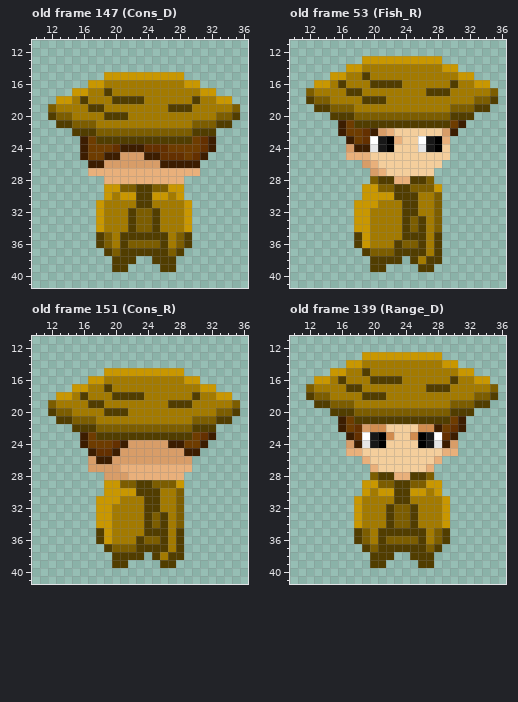
Pixel-art file: Skins/Raincoat.aseprite. Above: the version before the commit.
48x48 pixels, 160 frames. Shown: old frame 147 (Cons_D): x 10..36, y 11..41; old frame 53 (Fish_R): x 10..36, y 11..41; old frame 151 (Cons_R): x 10..36, y 11..41; old frame 139 (Range_D): x 10..36, y 11..41. The commit also changed other frames, which this record leaves out.
Once edited:
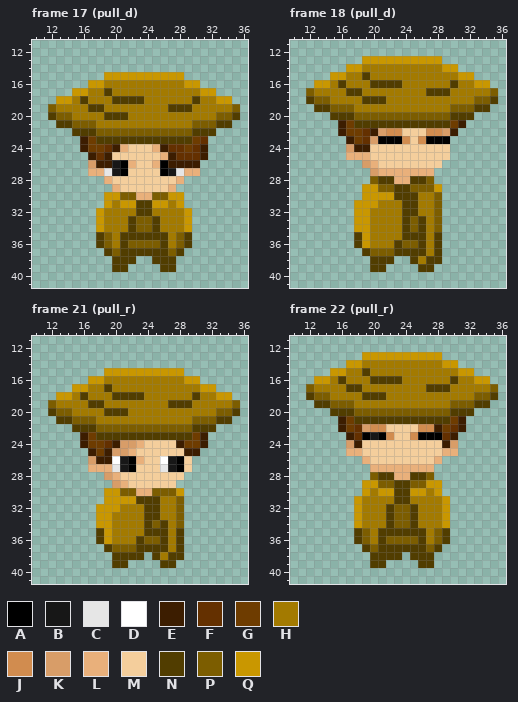
Palette (. is transparent): A #000000  B #171717  C #e6e6e6  D #ffffff  E #3c1d00  F #643000  G #6e3c00  H #a37a00  J #d18c4f  K #d89d68  L #e9b07b  M #f4ce9c  N #513d00  P #7c5d00  Q #c99700
A new or re-ordered frame is compared with the old frame closest to it.
Change:
frames 160 -> 176
Frame 17 (pull_d) is new; against old frame 147 (Cons_D), layers "Head", "Torso":
y 23: x 32 E -> .
y 24: x 19..28 GFEEEFFFGG -> FELMMMLEFF; x 30..32 GFE -> FE.
y 25: x 16..18 EGG -> .EF; x 20..27 EKKKEEFF -> MMMMMMLE; x 29 G -> F
y 26: x 17 E -> K; x 19..26 KKKKKKKE -> EBALMMLA
y 27: x 19..28 LLLLLLLLLL -> CBAMMMMABC
y 28: x 20..27 LLLLLLLL -> MMMMMMMM
y 29: x 19..28 QQPPNNPPQQ -> .LMMMMMML.
y 30: x 20..27 HQQNNQQH -> QPPLLPPQ
y 31: x 18..19 QH -> .Q; x 21..22 HH -> QQ; x 25..26 HH -> QQ; x 28..29 HQ -> Q.
y 32: x 22..25 NPPN -> HNNH
Frame 18 (pull_d) is new; against old frame 53 (Fish_R), layers "Head", "Legs":
y 22: x 22..23 LM -> JJ; x 27..28 MM -> JJ
y 23: x 20..21 DB -> KA; x 23..24 LM -> AJ; x 26..27 DB -> JA; x 29 L -> A
y 24: x 20..22 CBA -> MMM; x 26..28 CBA -> MMM
y 27: x 22..27 MMMMMM -> LLLLLL
y 38: x 23 N -> .
Frame 21 (pull_r) is new; against old frame 151 (Cons_R), layers "Head", "Torso":
y 23: x 31..32 FE -> E.
y 24: x 19..21 GFE -> FEK; x 23..27 KKKKE -> LMMMM
y 25: x 18..20 FFE -> GEK; x 22..28 KKKKKKK -> LMMMMMM
y 26: x 20..29 KKKKKKKKKK -> DBALMMDBAM
y 27: x 17..29 KKKKLLLLLLLLL -> LLLCBAMMMCBAM
y 28: x 20..28 KKLLLLLLL -> LMMMMMMMM
y 29: x 19..28 QQPPNNPPPQ -> .KLMMMMMM.
y 30: x 21..28 QQNNNHHP -> PPLLPPPQ
y 31: x 18 Q -> .; x 21..23 HHH -> QQN
y 32: x 20 H -> Q
y 33: x 25..26 PN -> NH
Frame 22 (pull_r) is new; against old frame 139 (Range_D), layers "Head", "Legs":
y 23: x 19 D -> A; x 27..28 BD -> AA
y 24: x 19..21 CBA -> MMM; x 26..28 ABC -> MMM
y 27: x 21..26 MMMMMM -> LLLLLL
y 38: x 23 . -> N
